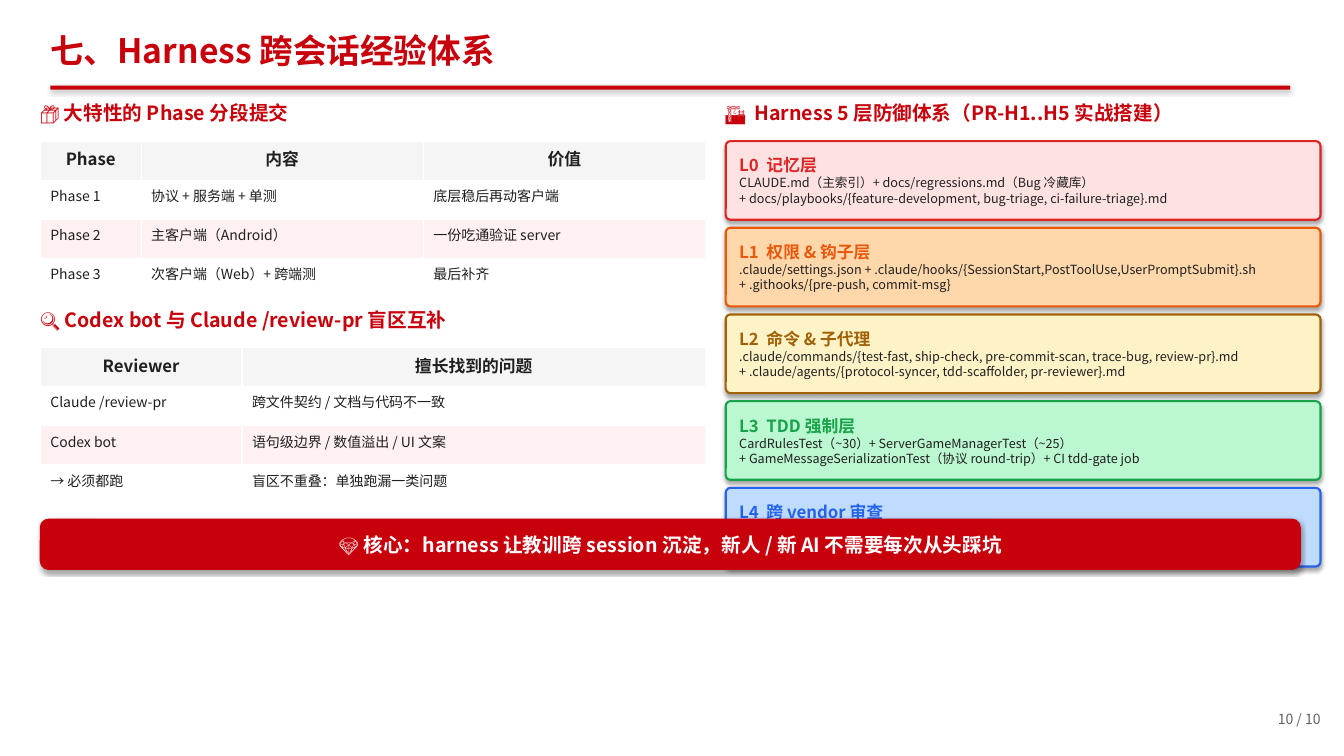
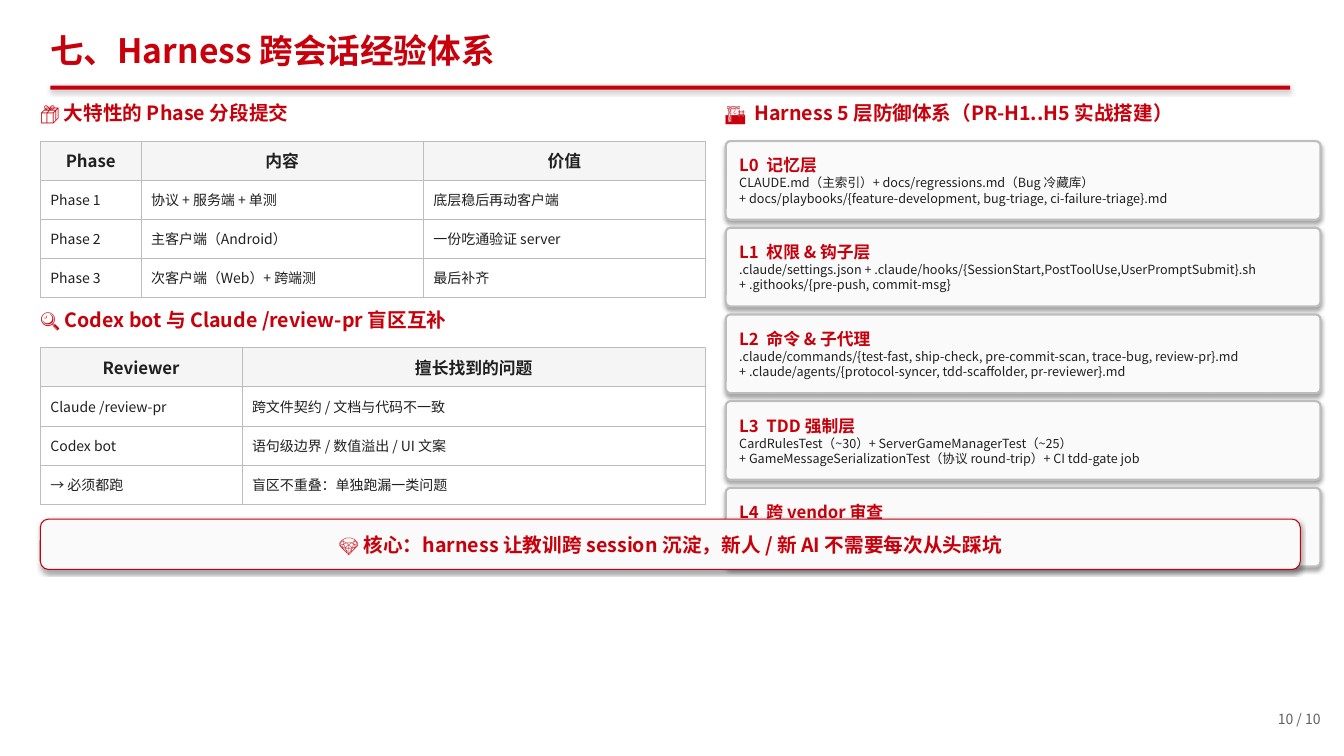
Before and after one commit to berming/AndroidAPP, a slide deck: slide 10 of docs/dev_summary.pptx. Drawn at 1344x756 pixels with LibreOffice and Linux fonts; fonts in the diff are those of the drawing. Boxes give left, top, right and bottom in pixels: in the first picture for what was removed or moved away, otherwise in the second. Text is boxed around its words. In the diff, an @@ line names an element or a change of style, - is before the commit and + after.

```diff
--- a/docs/dev_summary.pptx
+++ b/docs/dev_summary.pptx
@@ table at [40,141,706,297] @@
@@ fill #FFF1F2 to #FFFFFF in row 3 @@
@@ borders changed @@
@@ rounded rectangle "L0 记忆层" at [726,141,1321,220]: fill #FEE2E2 to #FAFAFA; outline #DC2626 1.5 pt to #BDBDBD 1.5 pt @@
@@ text in rounded rectangle at [739,156,816,173]: text colour #DC2626 to #C7000B in "L0 记忆层" @@
@@ rounded rectangle "L1 权限 & 钩子层" at [726,228,1321,307]: fill #FED7AA to #FAFAFA; outline #EA580C 1.5 pt to #BDBDBD 1.5 pt @@
@@ text in rounded rectangle at [739,244,870,260]: text colour #EA580C to #C7000B in "L1 权限 & 钩子层" @@
@@ rounded rectangle "L2 命令 & 子代理" at [726,315,1321,393]: fill #FEF3C7 to #FAFAFA; outline #A16207 1.5 pt to #BDBDBD 1.5 pt @@
@@ table at [40,348,706,504] @@
@@ fill #FFF1F2 to #FFFFFF in row 3 @@
@@ borders changed @@
@@ text in rounded rectangle at [739,330,870,347]: text colour #A16207 to #C7000B in "L2 命令 & 子代理" @@
@@ rounded rectangle "L3 TDD 强制层" at [726,401,1321,480]: fill #BBF7D0 to #FAFAFA; outline #16A34A 1.5 pt to #BDBDBD 1.5 pt @@
@@ text in rounded rectangle at [739,415,855,437]: text colour #16A34A to #C7000B in "L3 TDD 强制层" @@
@@ rounded rectangle "L4 跨 vendor 审查" at [726,488,1321,567]: fill #BFDBFE to #FAFAFA; outline #2563EB 1.5 pt to #BDBDBD 1.5 pt @@
@@ text in rounded rectangle at [739,501,884,523]: text colour #2563EB to #C7000B in "L4 跨 vendor 审查" @@
@@ rounded rectangle "💎 核心：harness 让教训跨 session 沉淀，新人 ..." at [40,519,1301,570]: text colour #FFFFFF to #C7000B; fill #C7000B to #FAFAFA @@
```
Also in this commit, not shown: 8 other slides changed, 1 other file.
